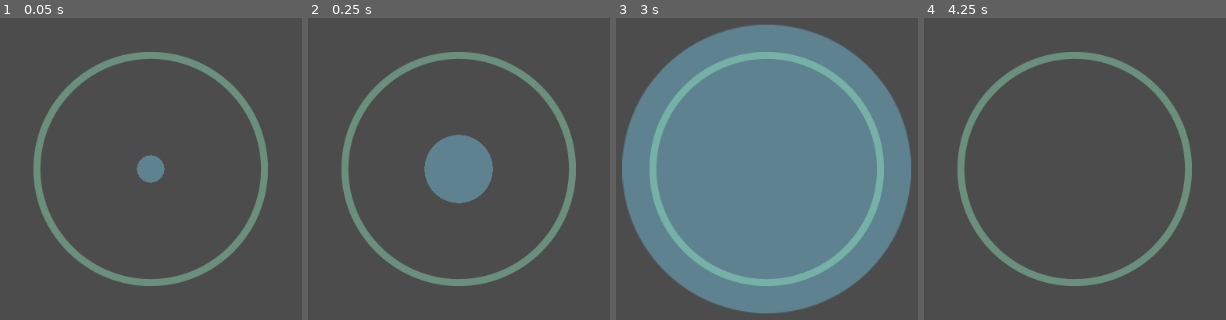
Above: before the commit, frames 1-4 (left to right).
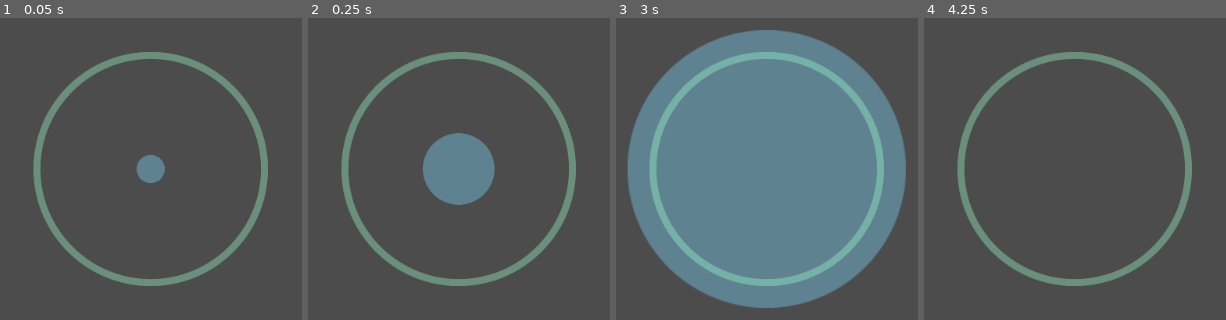
Above: after the commit, the same moments.

Repository: MikeTeok/test_butt_name
Game: Godot game, scene res://Game.tscn
Two runs of this game, one before a commit and one after it. Both use one fixed random seed, a clock stepped at 60 frames per second and the inputs below.
Inputs:
- Up to frame 1 (0.05 s): no input
- Up to frame 2 (0.25 s): no input
- Up to frame 3 (3 s): tap Space (ui_select) at 0.77, 1.52, 2 s; tap Enter at 1.25, 2.75 s
- Up to frame 4 (4.25 s): tap Space (ui_select) at 3.02, 3.5, 3.77 s

The runs differ from the first frame. In frame 1, less than 0.1% of the frame differs, in the area x 45-55%, y 45-55%; in frame 2, 0.5%; in frame 3, 5.5%, in the area x 1-98%, y 2-98%; in frame 4, nothing differs.

Commit message:
Fixed queue free bug
Fixed queue free bug
Merge grow & fadeout animation

Diff:
--- a/Game.gd
+++ b/Game.gd
@@ -23,7 +23,12 @@
 	butt_note.z_index = -1
 	butt_note_list.append(butt_note)
 	add_child(butt_note)
-
+	butt_note.connect("timeout",self,"_on_butt_timeout")
 
 func _on_Timer_timeout():
 	add_butt_note()
+
+func _on_butt_timeout():
+	var butt_note_delete = butt_note_list.pop_front()
+	if butt_note_delete != null:
+		butt_note_delete.queue_free()
--- a/butt/butt.gd
+++ b/butt/butt.gd
@@ -7,7 +7,5 @@
 # Called when the node enters the scene tree for the first time.
 func _ready():
 	animation.play("grow")
-	animation.queue("fadeout")
 	yield( animation, "animation_finished" )
 	emit_signal("timeout")
-	queue_free()
--- a/butt/butt.tscn
+++ b/butt/butt.tscn
@@ -1,11 +1,10 @@
-[gd_scene load_steps=5 format=2]
+[gd_scene load_steps=4 format=2]
 
 [ext_resource path="res://butt/butt2.png" type="Texture" id=1]
 [ext_resource path="res://butt/butt.gd" type="Script" id=2]
 
-[sub_resource type="Animation" id=1]
-resource_name = "fadeout"
-length = 0.5
+[sub_resource type="Animation" id=2]
+length = 1.2
 tracks/0/type = "value"
 tracks/0/path = NodePath("Sprite:scale")
 tracks/0/interp = 1
@@ -13,24 +12,10 @@
 tracks/0/imported = false
 tracks/0/enabled = true
 tracks/0/keys = {
-"times": PoolRealArray( 0, 0.5 ),
-"transitions": PoolRealArray( 1, 1 ),
+"times": PoolRealArray( 0, 1.2, 1.5 ),
+"transitions": PoolRealArray( 1, 1, 1 ),
 "update": 0,
-"values": [ Vector2( 0.9425, 0.9425 ), Vector2( 1.23115, 1.23115 ) ]
-}
-
-[sub_resource type="Animation" id=2]
-tracks/0/type = "value"
-tracks/0/path = NodePath("Sprite:scale")
-tracks/0/interp = 1
-tracks/0/loop_wrap = true
-tracks/0/imported = false
-tracks/0/enabled = true
-tracks/0/keys = {
-"times": PoolRealArray( 0, 1 ),
-"transitions": PoolRealArray( 1, 1 ),
-"update": 0,
-"values": [ Vector2( 0.0733333, 0.0733333 ), Vector2( 0.9425, 0.9425 ) ]
+"values": [ Vector2( 0.0733333, 0.0733333 ), Vector2( 1.18623, 1.18623 ), Vector2( 1.46445, 1.46445 ) ]
 }
 
 [node name="ButtNote" type="Node2D"]
@@ -38,9 +23,9 @@
 script = ExtResource( 2 )
 
 [node name="Sprite" type="Sprite" parent="."]
-scale = Vector2( 1.23115, 1.23115 )
+position = Vector2( -2.38419e-07, -2.38419e-07 )
+scale = Vector2( 1.18623, 1.18623 )
 texture = ExtResource( 1 )
 
 [node name="AnimationPlayer" type="AnimationPlayer" parent="."]
-anims/fadeout = SubResource( 1 )
 anims/grow = SubResource( 2 )
